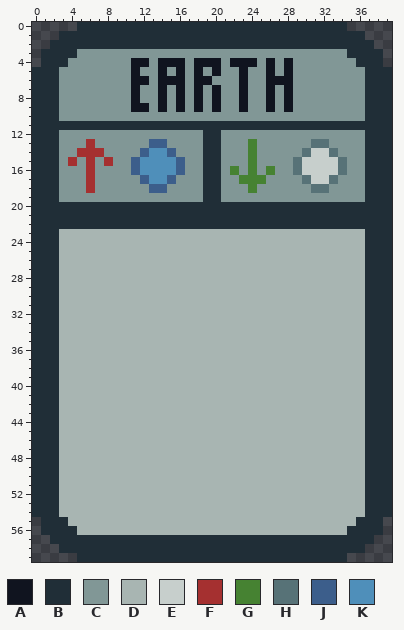
A pixel-art file gets an edit: Assets/Sprites/card.aseprite. The picture above is the old version.
40x60 pixels, 1 frame.
Visible layers, top first: "info", "text", "background".
Palette (. is transparent): A #10141f  B #202e37  C #819796  D #a8b5b2  E #c7cfcc  F #a53030  G #468232  H #577277  J #3c5e8b  K #4f8fba
Pixels before, first column x 0:
 0 .....BBBBBBBBBBBBBBBBBBBBBBBBBBBBBB.....
 1 ...BBBBBBBBBBBBBBBBBBBBBBBBBBBBBBBBBB...
 2 ..BBBBBBBBBBBBBBBBBBBBBBBBBBBBBBBBBBBB..
 3 .BBBBCCCCCCCCCCCCCCCCCCCCCCCCCCCCCCBBBB.
 4 .BBBCCCCCCCAACAAACAAACAAACACACCCCCCCBBB.
 5 BBBCCCCCCCCACCACACACACCACCACACCCCCCCCBBB
 6 BBBCCCCCCCCAACAAACAACCCACCAAACCCCCCCCBBB
 7 BBBCCCCCCCCACCACACACACCACCACACCCCCCCCBBB
 8 BBBCCCCCCCCACCACACACACCACCACACCCCCCCCBBB
 9 BBBCCCCCCCCAACACACACACCACCACACCCCCCCCBBB
10 BBBCCCCCCCCCCCCCCCCCCCCCCCCCCCCCCCCCCBBB
11 BBBBBBBBBBBBBBBBBBBBBBBBBBBBBBBBBBBBBBBB
12 BBBCCCCCCCCCCCCCCCCBBCCCCCCCCCCCCCCCCBBB
13 BBBCCCFCCCCCCJJCCCCBBCCCGCCCCCCHHCCCCBBB
14 BBBCCFFFCCCCJKKJCCCBBCCCGCCCCCHEEHCCCBBB
15 BBBCFCFCFCCJKKKKJCCBBCCCGCCCCHEEEEHCCBBB
16 BBBCCCFCCCCJKKKKJCCBBCGCGCGCCHEEEEHCCBBB
17 BBBCCCFCCCCCJKKJCCCBBCCGGGCCCCHEEHCCCBBB
18 BBBCCCFCCCCCCJJCCCCBBCCCGCCCCCCHHCCCCBBB
19 BBBCCCCCCCCCCCCCCCCBBCCCCCCCCCCCCCCCCBBB
20 BBBBBBBBBBBBBBBBBBBBBBBBBBBBBBBBBBBBBBBB
21 BBBBBBBBBBBBBBBBBBBBBBBBBBBBBBBBBBBBBBBB
22 BBBBBBBBBBBBBBBBBBBBBBBBBBBBBBBBBBBBBBBB
23 BBBDDDDDDDDDDDDDDDDDDDDDDDDDDDDDDDDDDBBB
24 BBBDDDDDDDDDDDDDDDDDDDDDDDDDDDDDDDDDDBBB
25 BBBDDDDDDDDDDDDDDDDDDDDDDDDDDDDDDDDDDBBB
26 BBBDDDDDDDDDDDDDDDDDDDDDDDDDDDDDDDDDDBBB
27 BBBDDDDDDDDDDDDDDDDDDDDDDDDDDDDDDDDDDBBB
28 BBBDDDDDDDDDDDDDDDDDDDDDDDDDDDDDDDDDDBBB
29 BBBDDDDDDDDDDDDDDDDDDDDDDDDDDDDDDDDDDBBB
30 BBBDDDDDDDDDDDDDDDDDDDDDDDDDDDDDDDDDDBBB
31 BBBDDDDDDDDDDDDDDDDDDDDDDDDDDDDDDDDDDBBB
32 BBBDDDDDDDDDDDDDDDDDDDDDDDDDDDDDDDDDDBBB
33 BBBDDDDDDDDDDDDDDDDDDDDDDDDDDDDDDDDDDBBB
34 BBBDDDDDDDDDDDDDDDDDDDDDDDDDDDDDDDDDDBBB
35 BBBDDDDDDDDDDDDDDDDDDDDDDDDDDDDDDDDDDBBB
36 BBBDDDDDDDDDDDDDDDDDDDDDDDDDDDDDDDDDDBBB
37 BBBDDDDDDDDDDDDDDDDDDDDDDDDDDDDDDDDDDBBB
38 BBBDDDDDDDDDDDDDDDDDDDDDDDDDDDDDDDDDDBBB
39 BBBDDDDDDDDDDDDDDDDDDDDDDDDDDDDDDDDDDBBB
40 BBBDDDDDDDDDDDDDDDDDDDDDDDDDDDDDDDDDDBBB
41 BBBDDDDDDDDDDDDDDDDDDDDDDDDDDDDDDDDDDBBB
42 BBBDDDDDDDDDDDDDDDDDDDDDDDDDDDDDDDDDDBBB
43 BBBDDDDDDDDDDDDDDDDDDDDDDDDDDDDDDDDDDBBB
44 BBBDDDDDDDDDDDDDDDDDDDDDDDDDDDDDDDDDDBBB
45 BBBDDDDDDDDDDDDDDDDDDDDDDDDDDDDDDDDDDBBB
46 BBBDDDDDDDDDDDDDDDDDDDDDDDDDDDDDDDDDDBBB
47 BBBDDDDDDDDDDDDDDDDDDDDDDDDDDDDDDDDDDBBB
48 BBBDDDDDDDDDDDDDDDDDDDDDDDDDDDDDDDDDDBBB
49 BBBDDDDDDDDDDDDDDDDDDDDDDDDDDDDDDDDDDBBB
50 BBBDDDDDDDDDDDDDDDDDDDDDDDDDDDDDDDDDDBBB
51 BBBDDDDDDDDDDDDDDDDDDDDDDDDDDDDDDDDDDBBB
52 BBBDDDDDDDDDDDDDDDDDDDDDDDDDDDDDDDDDDBBB
53 BBBDDDDDDDDDDDDDDDDDDDDDDDDDDDDDDDDDDBBB
54 BBBDDDDDDDDDDDDDDDDDDDDDDDDDDDDDDDDDDBBB
55 .BBBDDDDDDDDDDDDDDDDDDDDDDDDDDDDDDDDBBB.
56 .BBBBDDDDDDDDDDDDDDDDDDDDDDDDDDDDDDBBBB.
57 ..BBBBBBBBBBBBBBBBBBBBBBBBBBBBBBBBBBBB..
58 ...BBBBBBBBBBBBBBBBBBBBBBBBBBBBBBBBBB...
59 .....BBBBBBBBBBBBBBBBBBBBBBBBBBBBBB.....
Once edited:
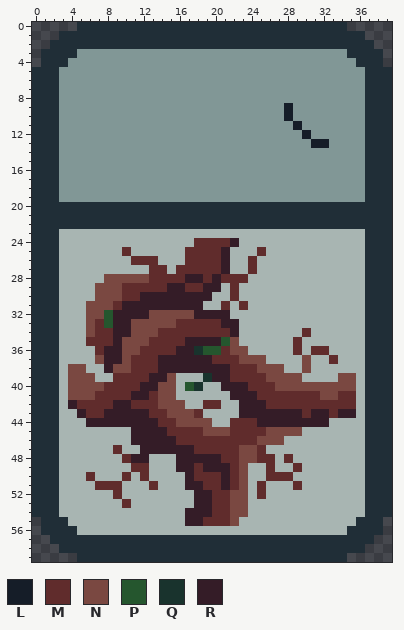
Colours new in this view: L #151d28  M #602c2c  N #7a4841  P #25562e  Q #19332d  R #341c27
What changed:
layer "text" now hidden
layer "icon2" now shown
y 4: x 11..12 AA -> CC; x 14..16 AAA -> CCC; x 18..20 AAA -> CCC; x 22..24 AAA -> CCC; x 26 A -> C; x 28 A -> C
y 5: x 11 A -> C; x 14 A -> C; x 16 A -> C; x 18 A -> C; x 20 A -> C; x 23 A -> C; x 26 A -> C; x 28 A -> C
y 6: x 11..12 AA -> CC; x 14..16 AAA -> CCC; x 18..19 AA -> CC; x 23 A -> C; x 26..28 AAA -> CCC
y 7..8: x 11 A -> C; x 14 A -> C; x 16 A -> C; x 18 A -> C; x 20 A -> C; x 23 A -> C; x 26 A -> C; x 28 A -> C
y 9: x 11..12 AA -> CC; x 14 A -> C; x 16 A -> C; x 18 A -> C; x 20 A -> C; x 23 A -> C; x 26 A -> C; x 28 A -> L
y 10: x 28 C -> L
y 11: x 3..36 BBBBBBBBBBBBBBBBBBBBBBBBBBBBBBBBBB -> CCCCCCCCCCCCCCCCCCCCCCCCCCLCCCCCCC
y 12: x 19..20 BB -> CC; x 30 C -> L
y 13: x 6 F -> C; x 13..14 JJ -> CC; x 19..20 BB -> CC; x 24 G -> C; x 31..32 HH -> LL
y 14: x 5..7 FFF -> CCC; x 12..15 JKKJ -> CCCC; x 19..20 BB -> CC; x 24 G -> C; x 30..33 HEEH -> CCCC
y 15: x 4 F -> C; x 6 F -> C; x 8 F -> C; x 11..16 JKKKKJ -> CCCCCC; x 19..20 BB -> CC; x 24 G -> C; x 29..34 HEEEEH -> CCCCCC
y 16: x 6 F -> C; x 11..16 JKKKKJ -> CCCCCC; x 19..20 BB -> CC; x 22 G -> C; x 24 G -> C; x 26 G -> C; x 29..34 HEEEEH -> CCCCCC
y 17: x 6 F -> C; x 12..15 JKKJ -> CCCC; x 19..20 BB -> CC; x 23..25 GGG -> CCC; x 30..33 HEEH -> CCCC
y 18: x 6 F -> C; x 13..14 JJ -> CC; x 19..20 BB -> CC; x 24 G -> C; x 31..32 HH -> CC
y 19: x 19..20 BB -> CC
y 24: x 18..22 DDDDD -> MMMMR
y 25: x 10 D -> M; x 17..21 DDDDD -> MMMMR; x 25 D -> M
y 26: x 11..13 DDD -> MMM; x 17..21 DDDDD -> MMMMR; x 24 D -> M
y 27: x 13..14 DD -> MM; x 16..21 DDDDDD -> MMMMMR; x 24 D -> M
y 28: x 8..23 DDDDDDDDDDDDDDDD -> NNNNNMMMMRRMRMMM
y 29: x 7..20 DDDDDDDDDDDDDD -> NNNMMMMMRRMMRR; x 22 D -> M
y 30: x 7..19 DDDDDDDDDDDDD -> NNNMMRRRRRRRR; x 22 D -> M
y 31: x 6..18 DDDDDDDDDDDDD -> NNNMRRRRRRRRR; x 21 D -> M; x 23 D -> M
y 32: x 6..21 DDDDDDDDDDDDDDDD -> NNPRRRRNNNNNRRRR
y 33: x 6..22 DDDDDDDDDDDDDDDDD -> NMPRRNNNNNMMMMMRR
y 34: x 6..22 DDDDDDDDDDDDDDDDD -> NMMRRNNNMMMMMMMMR; x 30 D -> M
y 35: x 6..22 DDDDDDDDDDDDDDDDD -> MMMRNNNMMMMRRRRPN; x 29 D -> M
y 36: x 7..23 DDDDDDDDDDDDDDDDD -> MRRNNMMMMRRQPPMNN; x 29 D -> M; x 31..32 DD -> MM
y 37: x 7..25 DDDDDDDDDDDDDDDDDDD -> NRRNMMMRRRRRRMMMNNN; x 30 D -> N; x 33 D -> M
y 38: x 4..5 DD -> NN; x 8..27 DDDDDDDDDDDDDDDDDDDD -> RNNMMMRRRRRRRRMMMNNN; x 30 D -> N
y 39: x 4..6 DDD -> NNN; x 9..15 DDDDDDD -> MMMMRRN; x 19..29 DDDDDDDDDDD -> QRRMMMMNNNN; x 34..35 DD -> NN
y 40: x 4..15 DDDDDDDDDDDD -> NNNNMMMMRRNN; x 17..18 DD -> PQ; x 21..35 DDDDDDDDDDDDDDD -> RRRMMMNNNNNNNNN
y 41: x 4..15 DDDDDDDDDDDD -> NNNMMMMRRMNN; x 22..35 DDDDDDDDDDDDDD -> RRRMMMMMMMNNMM
y 42: x 4..16 DDDDDDDDDDDDD -> RMMMMRRMMMNNN; x 19..20 DD -> MM; x 23..35 DDDDDDDDDDDDD -> RRRMMMMMMMMMM
y 43: x 5..18 DDDDDDDDDDDDDD -> RMMRRRRRMMNNNM; x 23..35 DDDDDDDDDDDDD -> RRRRRRRMRRMRR
y 44: x 6..19 DDDDDDDDDDDDDD -> RRRRRRRRMMNNNN; x 22..32 DDDDDDDDDDD -> MMMRRRRRRRR
y 45: x 11..29 DDDDDDDDDDDDDDDDDDD -> RRRRMMMMNNNMMMMNNNN
y 46: x 11..27 DDDDDDDDDDDDDDDDD -> RRRRRMMMMMMMMMNNN
y 47: x 9 D -> M; x 12..25 DDDDDDDDDDDDDD -> RRRRRRMMMMMNNM
y 48: x 10..12 DDD -> MRR; x 16..26 DDDDDDDDDDD -> RRRRRMMNNMM; x 28 D -> M
y 49: x 11..12 DD -> MM; x 16..23 DDDDDDDD -> RRMRRRMN; x 26 D -> M; x 29 D -> M
y 50: x 6 D -> M; x 10 D -> M; x 12 D -> M; x 17..23 DDDDDDD -> RMMMRMN; x 26..28 DDD -> MMM
y 51: x 7..9 DDD -> MMM; x 13 D -> M; x 17..23 DDDDDDD -> RRMMRMN; x 25 D -> M; x 29 D -> M
y 52: x 9 D -> M; x 18..23 DDDDDD -> RRMMNN; x 25 D -> M
y 53: x 10 D -> M; x 18..23 DDDDDD -> RRMMNN
y 54: x 17..23 DDDDDDD -> RRRMMNN
y 55: x 17..22 DDDDDD -> RRMMMN
